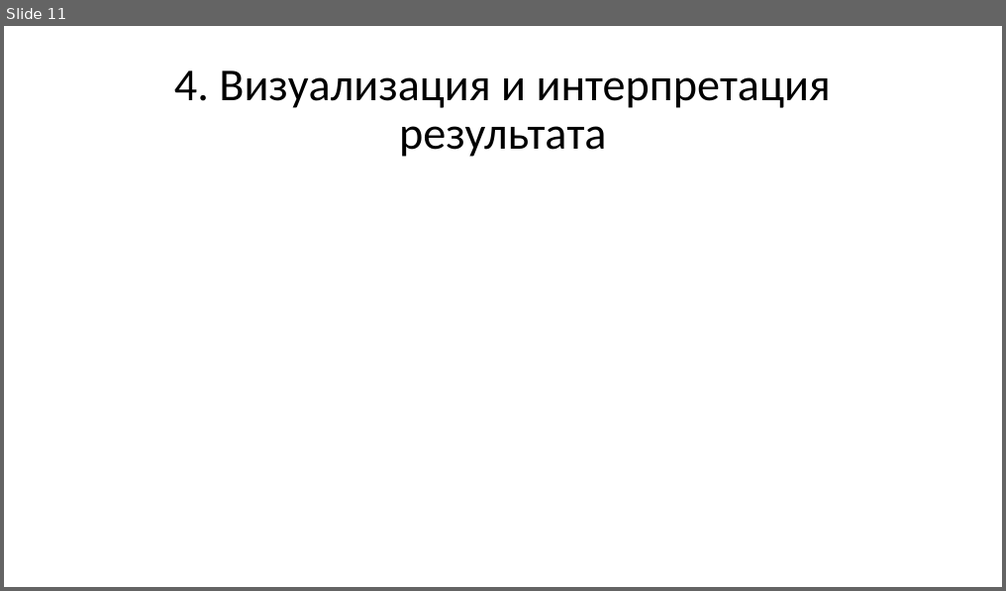
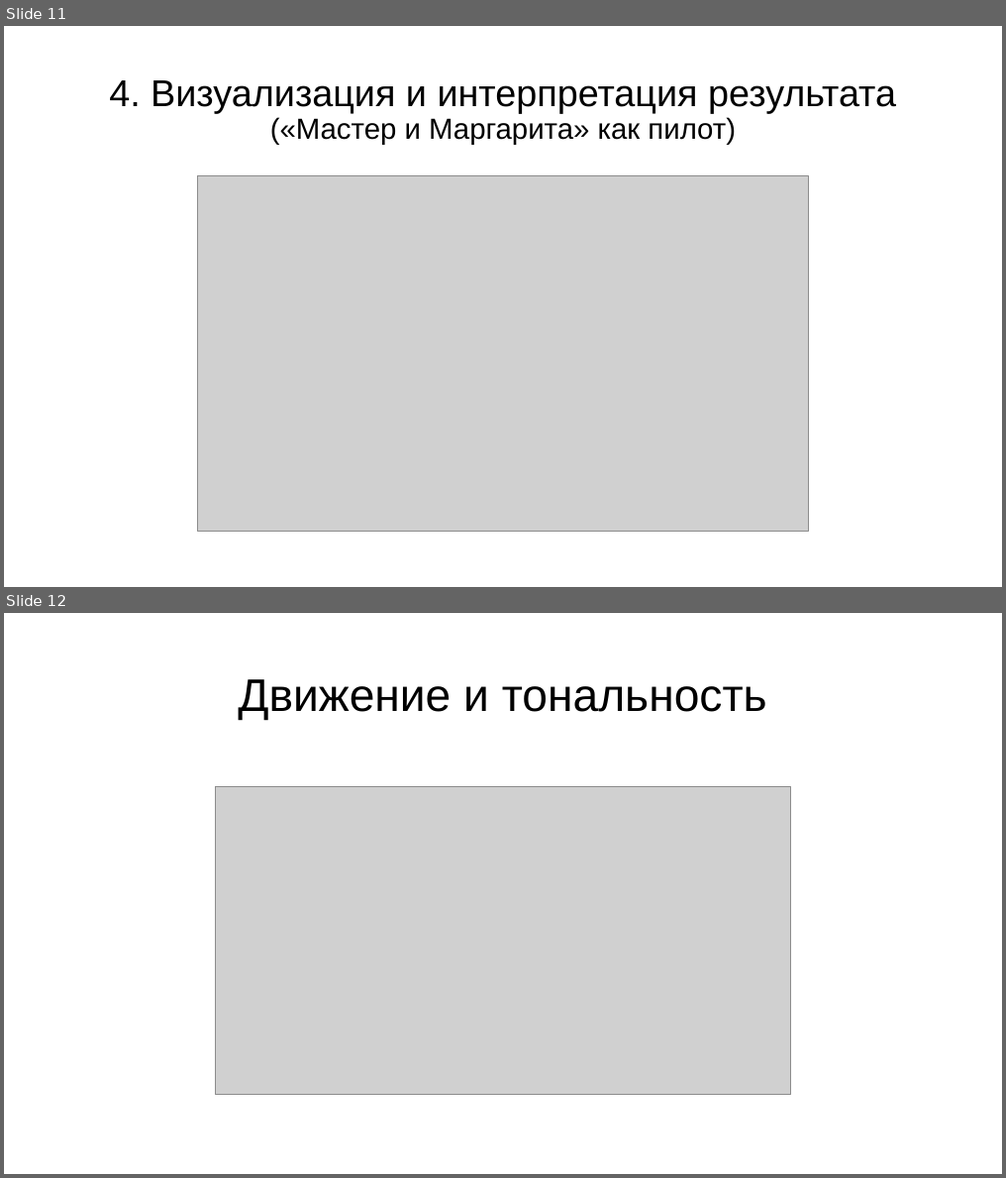
Before and after one commit to mtaktash/motive-grammar, a slide deck: slides/итоги грамматика мотива.pptx. Shown one above the other, each under a label of ours: slide 11 before the commit, slides 11 and 12 after it. The pictures are 1006x591 and 1006x1178 pixels, drawn with LibreOffice and Linux fonts; fonts in the diff are those of the drawing; grey boxes stand for pictures. Boxes give left, top, right and bottom in pixels: in the first picture for what was removed or moved away, otherwise in the second. Text is boxed around its words. In the diff, an @@ line names an element or a change of style, - is before the commit and + after.

```diff
--- a/slides/итоги грамматика мотива.pptx
+++ b/slides/итоги грамматика мотива.pptx
@@ slide 12 added at [4, 613, 1002, 1174], background #FFFFFF @@
@@ title added at [238, 679, 767, 721], 44 pt, text #000000 @@
+Движение и тональность
@@ picture added at [215, 786, 791, 1094] @@
@@ slide 11 changed as well @@
@@ title at [109, 80, 896, 145]: text changed; size 44 to 36 pt; font Calibri to Arial @@
-4. Визуализация и интерпретация результата
+4. Визуализация и интерпретация результата
+(«Мастер и Маргарита» как пилот)
@@ picture added at [198, 175, 809, 532] @@
```
Also in this commit, not shown: 11 other slides changed, 5 other slides added, 1 other file.
